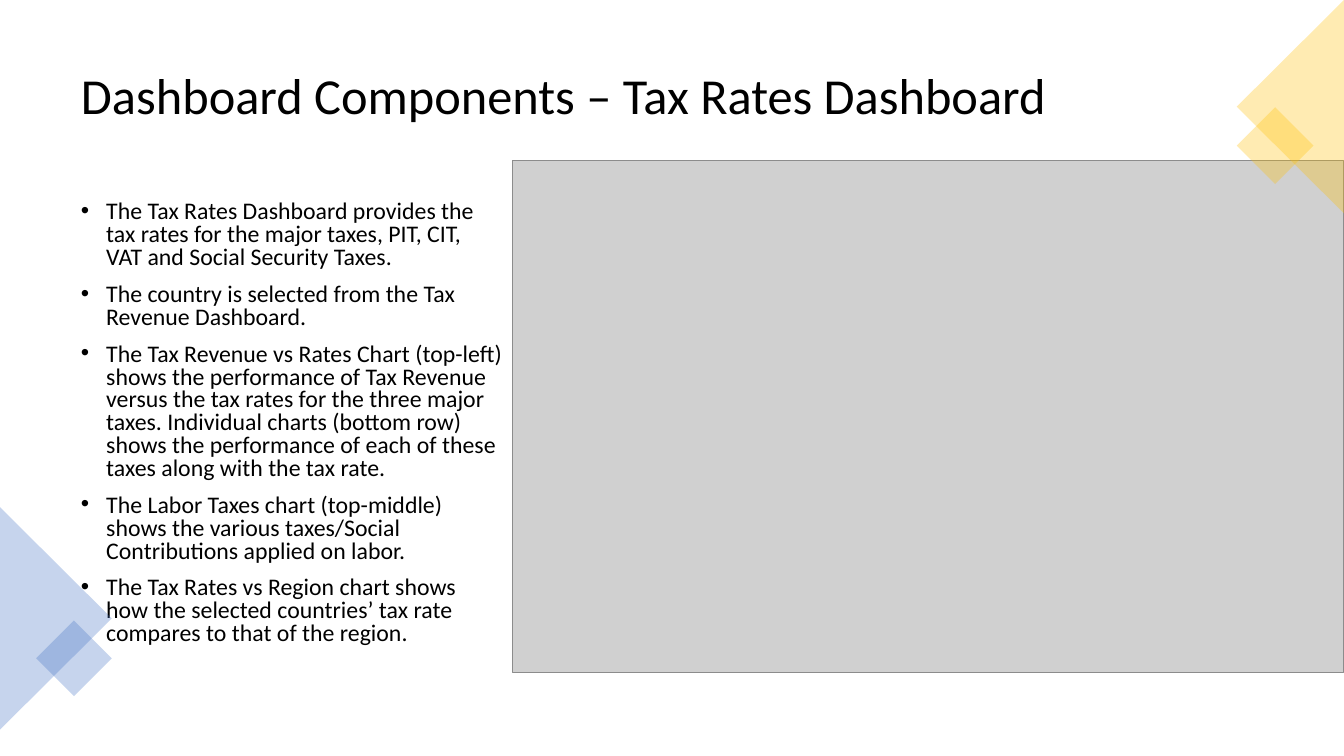
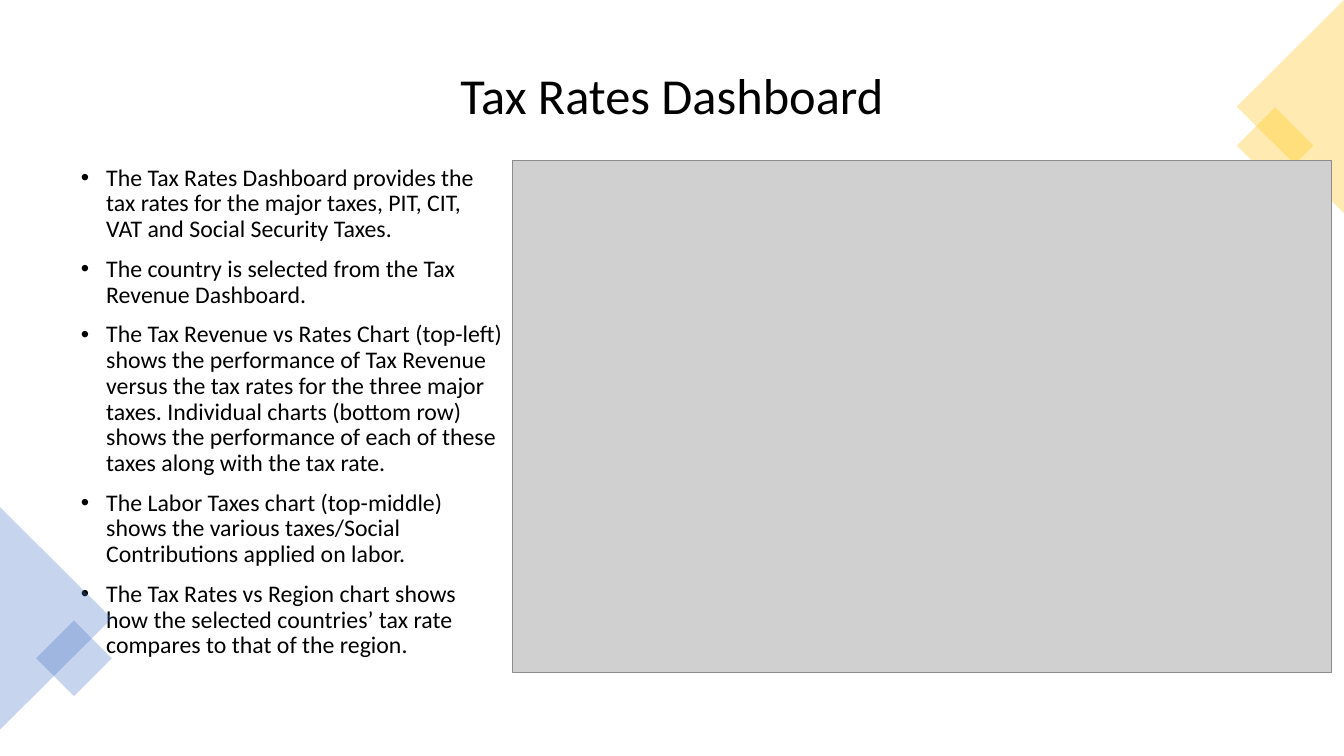
Before and after one commit to Revenue-Academy/Tax-Revenue-Dashboard, a slide deck: slide 10 of Tax Revenue Dashboard - Final.pptx (slide 12 before the commit). Drawn at 1344x756 pixels with LibreOffice and Linux fonts; fonts in the diff are those of the drawing; grey boxes stand for pictures. Boxes give left, top, right and bottom in pixels: in the first picture for what was removed or moved away, otherwise in the second. Text is boxed around its words. In the diff, an @@ line names an element or a change of style, - is before the commit and + after.

```diff
--- a/Tax Revenue Dashboard - Final.pptx
+++ b/Tax Revenue Dashboard - Final.pptx
@@ title at <box>460,79,883,115</box>: text changed @@
-Dashboard Components – Tax Rates Dashboard
+Tax Rates Dashboard
@@ text "The Tax Rates Dashboard provides ...": place and size @@
-text "The Tax Rates Dashboard provides ..." at <box>106,202,501,645</box>
+text "The Tax Rates Dashboard provides ..." at <box>106,169,501,660</box>
@@ text "The Tax Rates Dashboard provides ..." at <box>106,169,501,660</box>: line spacing 0.8 to 0.9 @@
@@ picture: place and size @@
-picture at <box>513,160,1344,673</box>
+picture at <box>513,160,1332,673</box>
```
Also in this commit, not shown: 9 other slides changed, 3 slides added, 2 slides removed, 5 other files.
